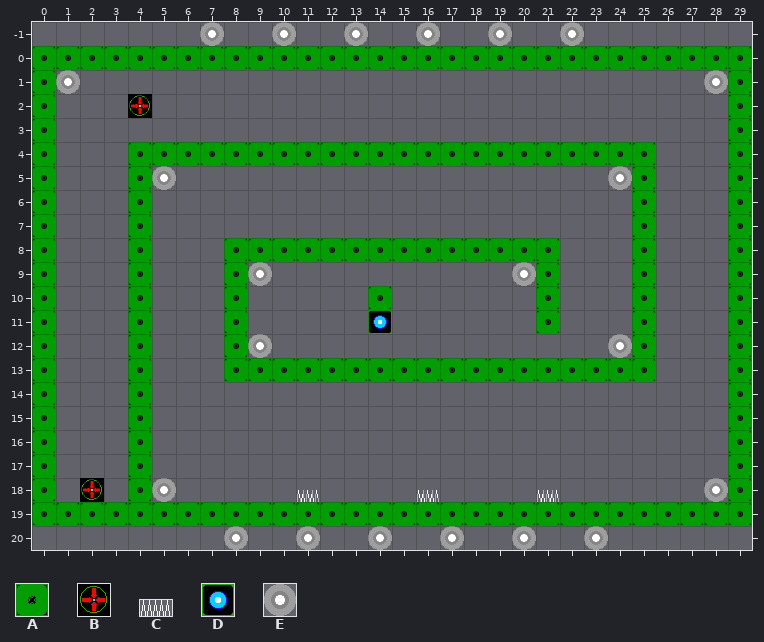
Two versions of a level (Tiled map, tiled/maps/sector4/level5.tmx). The first picture shows the starting point.
Cells are 32x32 px. Shown: x 0..29, y -1..20.
Key: from "Props": A 0 "Tile", B 1 "Placeholder", C 3 "Spike", D 4 "Goal", E 5 "Saw".
_ is an empty cell.
Objects are placed by their top-left corner, in cells (3,4 is the top-left corner of cell 3,4); size is 1x1 cell unless given.
Layer "Layout" before, first column x 0:
-1 ______________________________
 0 AAAAAAAAAAAAAAAAAAAAAAAAAAAAAA
 1 A____________________________A
 2 A____________________________A
 3 A____________________________A
 4 A___AAAAAAAAAAAAAAAAAAAAAA___A
 5 A___A____________________A___A
 6 A___A____________________A___A
 7 A___A____________________A___A
 8 A___A___AAAAAAAAAAAAAA___A___A
 9 A___A___A____________A___A___A
10 A___A___A____________A___A___A
11 A___A___A____________A___A___A
12 A___A___A________________A___A
13 A___A___AAAAAAAAAAAAAAAAAA___A
14 A___A________________________A
15 A___A________________________A
16 A___A________________________A
17 A___A________________________A
18 A___A________________________A
19 AAAAAAAAAAAAAAAAAAAAAAAAAAAAAA
20 ______________________________
Objects on layer "Objects" before:
E "FutSaws" at 7,-1
E "FutSaws" at 10,-1
E "FutSaws" at 13,-1
E "FutSaws" at 16,-1
E "FutSaws" at 19,-1
E "FutSaws" at 22,-1
E "Saw" at 1,1
E "Saw" at 28,1
B "Trigger" at 4,2
E "Saw" at 5,5
E "Saw" at 24,5
E "Saw" at 9,9
E "Saw" at 20,9
A "SpinningPlat" at 14,10
A "SpinningPlat" at 14,10
D "Goal" at 14,11
E "Saw" at 24,12
E "Saw" at 9,12
B "Spawnpoint" at 2,18
E "Saw" at 28,18
E "Saw" at 5,18
C "InviSpike" at 21,18.5 size 1x0.5
C "InviSpike" at 16,18.5 size 1x0.5
C "InviSpike" at 11,18.5 size 1x0.5
E "FutSaws" at 8,20
E "FutSaws" at 11,20
E "FutSaws" at 14,20
E "FutSaws" at 17,20
E "FutSaws" at 20,20
E "FutSaws" at 23,20
After:
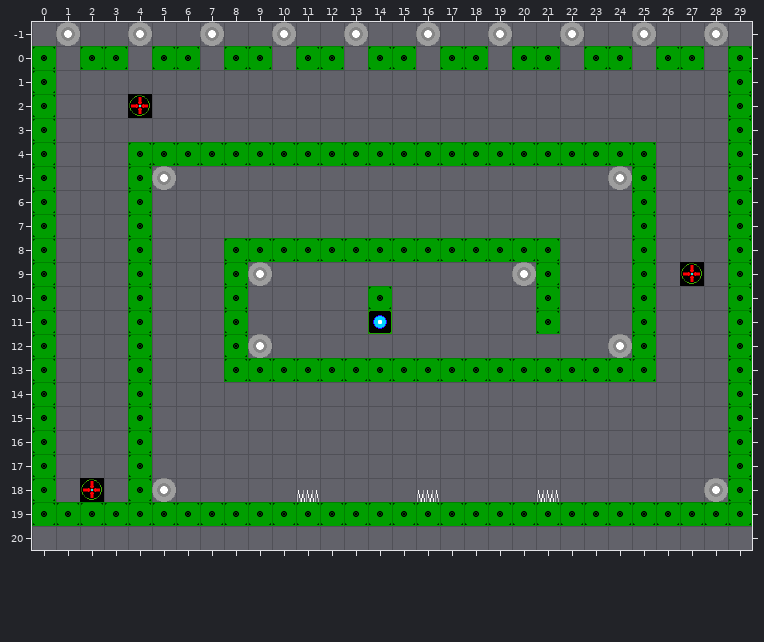
Change:
Changed rows in their new state; . is an unchanged cell.
Layer "Layout":
first column x 1:
 0 _.._.._.._.._.._.._.._.._.._
Layer "Objects":
changed: E "Saw" at 1,1 -> E "Saw" at 1,-1
changed: E "Saw" at 28,1 -> E "Saw" at 28,-1
added: E "Saw" at 4,-1
added: E "Saw" at 25,-1
added: B "Trigger" at 27,9
removed: E "FutSaws" at 8,20
removed: E "FutSaws" at 11,20
removed: E "FutSaws" at 14,20
removed: E "FutSaws" at 17,20
removed: E "FutSaws" at 20,20
removed: E "FutSaws" at 23,20
